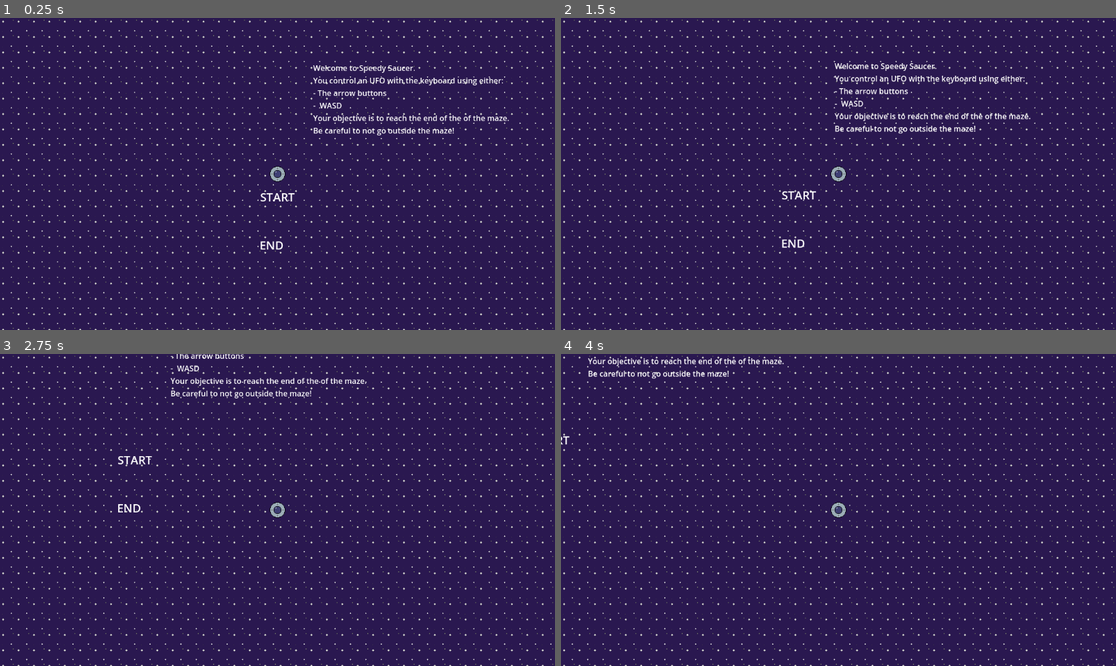
Above: before the commit, frames 1-4 (two rows, left to right).
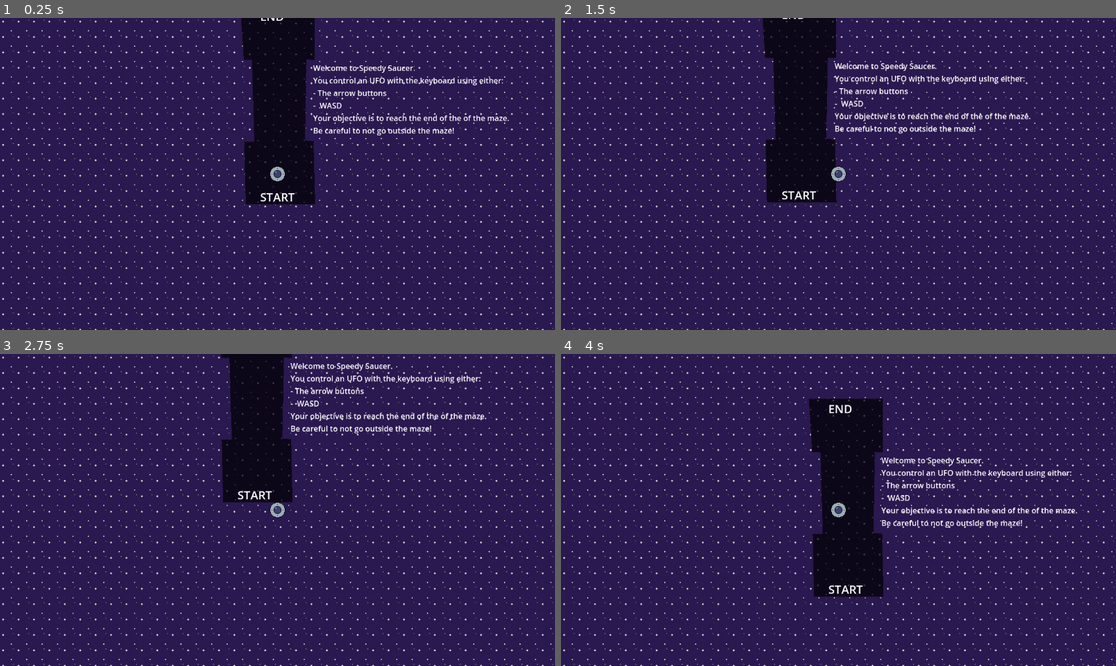
Above: after the commit, the same moments.

Repository: SimoneStarace/Space_Maze
Game: Godot game, scene res://scenes/levels/level_1.tscn
Two runs of this game, one before a commit and one after it. Both use one fixed random seed, a clock stepped at 60 frames per second and the inputs below.
Inputs:
- Up to frame 1 (0.25 s): no input
- Up to frame 2 (1.5 s): tap Enter at 0.5 s; hold Right (move_right) 0.53-1.28 s; hold Down (move_down) from 1.28 s (still down)
- Up to frame 3 (2.75 s): release Down (move_down) at 2.03 s; hold Right (move_right) from 2.03 s (still down)
- Up to frame 4 (4 s): release Right (move_right) at 2.78 s; hold Up (move_up) 2.78-3.53 s; hold Left (move_left) from 3.53 s (still down)

The runs differ from the first frame. In frame 1, 6.6% of the frame differs, in the area x 43-57%, y 0-75%; in frame 2, 6.6%; in frame 3, 7.1%; in frame 4, 9.1%, in the area x 0-93%, y 1-78%.

Commit message:
Made three levels

Diff:
--- a/scenes/levels/level_1.tscn
+++ b/scenes/levels/level_1.tscn
@@ -1,17 +1,21 @@
-[gd_scene load_steps=7 format=3 uid="uid://cgsq8tvucbn6h"]
+[gd_scene load_steps=8 format=3 uid="uid://b8ee1t1ruvdte"]
 
-[ext_resource type="Script" path="res://scripts/level.gd" id="1_qx7cy"]
-[ext_resource type="Texture2D" uid="uid://carror2e1qn0u" path="res://sprites/space_background.png" id="2_m03sb"]
-[ext_resource type="PackedScene" uid="uid://c5e0ofd04qyij" path="res://scenes/player.tscn" id="3_gldky"]
-[ext_resource type="PackedScene" uid="uid://c1ept6hvctirl" path="res://scenes/maze.tscn" id="4_apny0"]
+[ext_resource type="Script" path="res://scripts/level.gd" id="1_x30pl"]
+[ext_resource type="Texture2D" uid="uid://carror2e1qn0u" path="res://sprites/space_background.png" id="2_0ylaw"]
+[ext_resource type="PackedScene" uid="uid://cgsq8tvucbn6h" path="res://scenes/levels/level_2.tscn" id="2_b7wbl"]
+[ext_resource type="PackedScene" uid="uid://c5e0ofd04qyij" path="res://scenes/player.tscn" id="3_uxb18"]
 
 [sub_resource type="LabelSettings" id="LabelSettings_qksk3"]
 font_size = 24
 
 [sub_resource type="LabelSettings" id="LabelSettings_r5gr7"]
 
+[sub_resource type="CircleShape2D" id="CircleShape2D_2eywh"]
+radius = 30.0
+
 [node name="Level" type="Node2D"]
-script = ExtResource("1_qx7cy")
+script = ExtResource("1_x30pl")
+next_level = ExtResource("2_b7wbl")
 
 [node name="Labels" type="Node" parent="."]
 
@@ -24,10 +28,10 @@
 label_settings = SubResource("LabelSettings_qksk3")
 
 [node name="EndLabel" type="Label" parent="Labels"]
-offset_left = -37.0
-offset_top = 131.0
-offset_right = 35.0
-offset_bottom = 168.0
+offset_left = -36.0
+offset_top = -344.0
+offset_right = 36.0
+offset_bottom = -307.0
 text = "END"
 label_settings = SubResource("LabelSettings_qksk3")
 
@@ -53,11 +57,28 @@
 anchor_bottom = 1.0
 grow_horizontal = 2
 grow_vertical = 2
-texture = ExtResource("2_m03sb")
+texture = ExtResource("2_0ylaw")
 stretch_mode = 1
 
-[node name="Player" parent="." instance=ExtResource("3_gldky")]
+[node name="Player" parent="." instance=ExtResource("3_uxb18")]
 
-[node name="Maze" parent="." instance=ExtResource("4_apny0")]
+[node name="Maze" type="Area2D" parent="."]
+
+[node name="CollisionPolygon2D" type="CollisionPolygon2D" parent="Maze"]
+polygon = PackedVector2Array(-66, 63, 78, 63, 75, -68, 57, -70, 60, -238, 77, -237, 77, -348, -77, -348, -70, -237, -53, -237, -48, -67, -69, -67)
+
+[node name="Polygon2D" type="Polygon2D" parent="Maze"]
+self_modulate = Color(0.3, 0.3, 0.3, 1)
+texture_repeat = 2
+texture = ExtResource("2_0ylaw")
+polygon = PackedVector2Array(-66, 63, 78, 63, 75, -68, 57, -70, 60, -238, 77, -237, 77, -348, -77, -348, -70, -237, -53, -237, -48, -67, -69, -67)
+
+[node name="End" type="Area2D" parent="."]
+position = Vector2(0, -284)
+metadata/_edit_group_ = true
+
+[node name="CollisionShape2D" type="CollisionShape2D" parent="End"]
+shape = SubResource("CircleShape2D_2eywh")
 
 [connection signal="body_exited" from="Maze" to="." method="_on_maze_body_exited"]
+[connection signal="body_entered" from="End" to="." method="_on_end_body_entered"]
--- /dev/null
+++ b/scenes/levels/level_2.tscn
@@ -0,0 +1,70 @@
+[gd_scene load_steps=7 format=3 uid="uid://cgsq8tvucbn6h"]
+
+[ext_resource type="Script" path="res://scripts/level.gd" id="1_22hn0"]
+[ext_resource type="PackedScene" uid="uid://cfq73ov0kvue8" path="res://scenes/levels/level_3.tscn" id="2_voud7"]
+[ext_resource type="Texture2D" uid="uid://carror2e1qn0u" path="res://sprites/space_background.png" id="2_y8d2y"]
+[ext_resource type="PackedScene" uid="uid://c5e0ofd04qyij" path="res://scenes/player.tscn" id="3_0182y"]
+
+[sub_resource type="LabelSettings" id="LabelSettings_qksk3"]
+font_size = 24
+
+[sub_resource type="CircleShape2D" id="CircleShape2D_2eywh"]
+radius = 30.0
+
+[node name="Level" type="Node2D"]
+script = ExtResource("1_22hn0")
+next_level = ExtResource("2_voud7")
+
+[node name="Labels" type="Node" parent="."]
+
+[node name="StartLabel" type="Label" parent="Labels"]
+offset_left = -35.0
+offset_top = -144.0
+offset_right = 37.0
+offset_bottom = -107.0
+text = "START"
+label_settings = SubResource("LabelSettings_qksk3")
+
+[node name="EndLabel" type="Label" parent="Labels"]
+offset_left = 475.0
+offset_top = -117.0
+offset_right = 547.0
+offset_bottom = -80.0
+text = "END"
+label_settings = SubResource("LabelSettings_qksk3")
+
+[node name="CanvasLayer" type="CanvasLayer" parent="."]
+layer = -1
+
+[node name="Background" type="TextureRect" parent="CanvasLayer"]
+anchors_preset = 15
+anchor_right = 1.0
+anchor_bottom = 1.0
+grow_horizontal = 2
+grow_vertical = 2
+texture = ExtResource("2_y8d2y")
+stretch_mode = 1
+
+[node name="Player" parent="." instance=ExtResource("3_0182y")]
+position = Vector2(0, -55)
+
+[node name="Maze" type="Area2D" parent="."]
+
+[node name="CollisionPolygon2D" type="CollisionPolygon2D" parent="Maze"]
+polygon = PackedVector2Array(-63, 31, 66, 31, 65, -10, 446, -23, 499, -2, 542, -15, 542, -100, 495, -116, 447, -95, 67, -110, 67, -150, -65, -145)
+
+[node name="Polygon2D" type="Polygon2D" parent="Maze"]
+self_modulate = Color(0.3, 0.3, 0.3, 1)
+texture_repeat = 2
+texture = ExtResource("2_y8d2y")
+polygon = PackedVector2Array(-63, 31, 66, 31, 65, -10, 446, -23, 499, -2, 542, -15, 542, -100, 495, -116, 447, -95, 67, -110, 67, -150, -65, -145)
+
+[node name="End" type="Area2D" parent="."]
+position = Vector2(500, -55)
+metadata/_edit_group_ = true
+
+[node name="CollisionShape2D" type="CollisionShape2D" parent="End"]
+shape = SubResource("CircleShape2D_2eywh")
+
+[connection signal="body_exited" from="Maze" to="." method="_on_maze_body_exited"]
+[connection signal="body_entered" from="End" to="." method="_on_end_body_entered"]
--- /dev/null
+++ b/scenes/levels/level_3.tscn
@@ -0,0 +1,67 @@
+[gd_scene load_steps=6 format=3 uid="uid://cfq73ov0kvue8"]
+
+[ext_resource type="Script" path="res://scripts/level.gd" id="1_ifn3s"]
+[ext_resource type="Texture2D" uid="uid://carror2e1qn0u" path="res://sprites/space_background.png" id="2_67fhr"]
+[ext_resource type="PackedScene" uid="uid://c5e0ofd04qyij" path="res://scenes/player.tscn" id="3_fnud1"]
+
+[sub_resource type="LabelSettings" id="LabelSettings_qksk3"]
+font_size = 24
+
+[sub_resource type="CircleShape2D" id="CircleShape2D_2eywh"]
+radius = 30.0
+
+[node name="Level" type="Node2D"]
+script = ExtResource("1_ifn3s")
+
+[node name="Labels" type="Node" parent="."]
+
+[node name="StartLabel" type="Label" parent="Labels"]
+offset_left = -36.0
+offset_top = 31.0
+offset_right = 36.0
+offset_bottom = 68.0
+text = "START"
+label_settings = SubResource("LabelSettings_qksk3")
+
+[node name="EndLabel" type="Label" parent="Labels"]
+offset_left = -37.0
+offset_top = 131.0
+offset_right = 35.0
+offset_bottom = 168.0
+text = "END"
+label_settings = SubResource("LabelSettings_qksk3")
+
+[node name="CanvasLayer" type="CanvasLayer" parent="."]
+layer = -1
+
+[node name="Background" type="TextureRect" parent="CanvasLayer"]
+anchors_preset = 15
+anchor_right = 1.0
+anchor_bottom = 1.0
+grow_horizontal = 2
+grow_vertical = 2
+texture = ExtResource("2_67fhr")
+stretch_mode = 1
+
+[node name="Player" parent="." instance=ExtResource("3_fnud1")]
+
+[node name="Maze" type="Area2D" parent="."]
+
+[node name="CollisionPolygon2D" type="CollisionPolygon2D" parent="Maze"]
+polygon = PackedVector2Array(-101, 85, 98, 89, 97, -64, 64, -62, 64, -386, 43, -521, -85, -591, -266, -599, -413, -460, -412, -138, -323, -32, -316, 118, -396, 286, -397, 552, -310, 711, -165, 733, -20, 715, 97, 595, 61, 448, 51, 272, 99, 270, 99, 127, -101, 127, -101, 272, -45, 274, -35, 446, -44, 527, -77, 589, -155, 613, -227, 604, -274, 537, -243, 284, -167, 123, -167, -30, -234, -144, -243, -384, -160, -432, -73, -380, -61, -65, -103, -65)
+
+[node name="Polygon2D" type="Polygon2D" parent="Maze"]
+self_modulate = Color(0.3, 0.3, 0.3, 1)
+texture_repeat = 2
+texture = ExtResource("2_67fhr")
+polygon = PackedVector2Array(-101, 85, 98, 89, 97, -64, 64, -62, 64, -386, 43, -521, -85, -591, -266, -599, -413, -460, -412, -138, -323, -32, -316, 118, -396, 286, -397, 552, -310, 711, -165, 733, -20, 715, 97, 595, 61, 448, 51, 272, 99, 270, 99, 127, -101, 127, -101, 272, -45, 274, -35, 446, -44, 527, -77, 589, -155, 613, -227, 604, -274, 537, -243, 284, -167, 123, -167, -30, -234, -144, -243, -384, -160, -432, -73, -380, -61, -65, -103, -65)
+
+[node name="End" type="Area2D" parent="."]
+position = Vector2(1, 200)
+metadata/_edit_group_ = true
+
+[node name="CollisionShape2D" type="CollisionShape2D" parent="End"]
+shape = SubResource("CircleShape2D_2eywh")
+
+[connection signal="body_exited" from="Maze" to="." method="_on_maze_body_exited"]
+[connection signal="body_entered" from="End" to="." method="_on_end_body_entered"]
